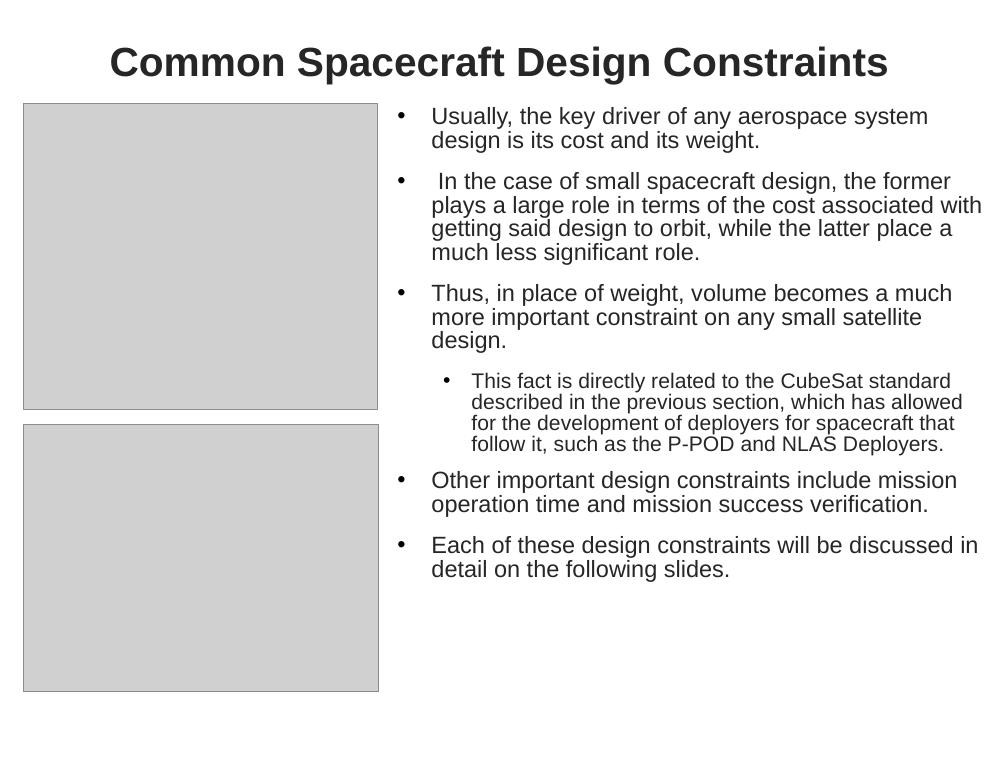
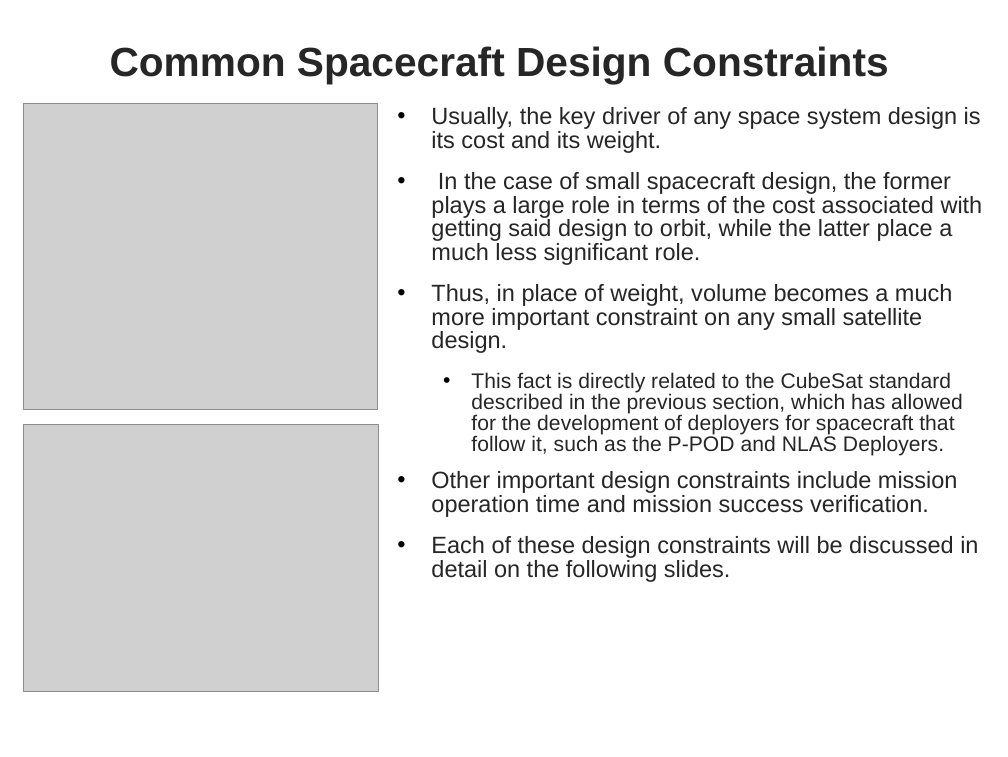
Before and after one commit to RascalSeniorDesign/Preliminary-Design, a slide deck: slide 9 of CMQA/Presentations/First-Semester-Presentation (Internal Use Only).ppt. Drawn at 1008x757 pixels with LibreOffice and Linux fonts; fonts in the diff are those of the drawing; grey boxes stand for pictures; background and template pictures are left out. Boxes give left, top, right and bottom in pixels: in the first picture for what was removed or moved away, otherwise in the second. Text is boxed around its words. In the diff, an @@ line names an element or a change of style, - is before the commit and + after.

Commit message:
Minor tweak

```diff
--- a/CMQA/Presentations/First-Semester-Presentation (Internal Use Only).ppt
+++ b/CMQA/Presentations/First-Semester-Presentation (Internal Use Only).ppt
@@ text at (431, 107, 981, 153): text changed @@
-• Usually, the key driver of any aerospace system design is its cost and its weight.
+• Usually, the key driver of any space system design is its cost and its weight.
```
